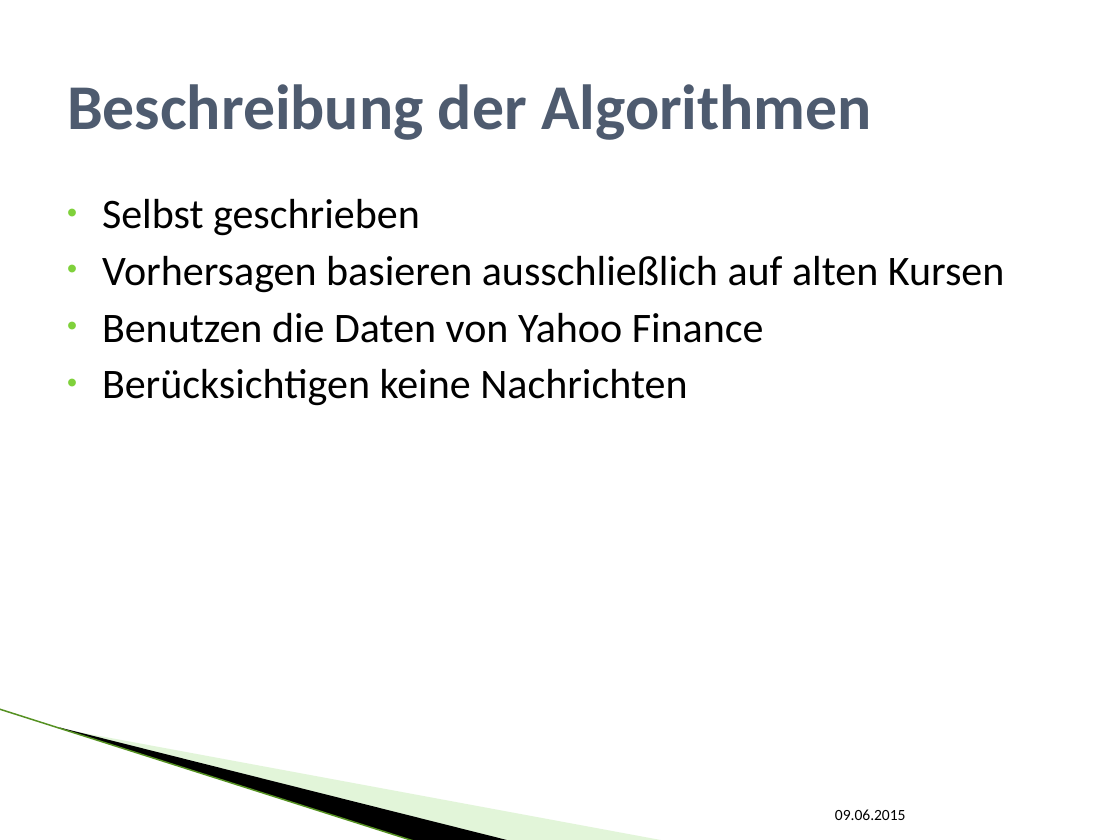
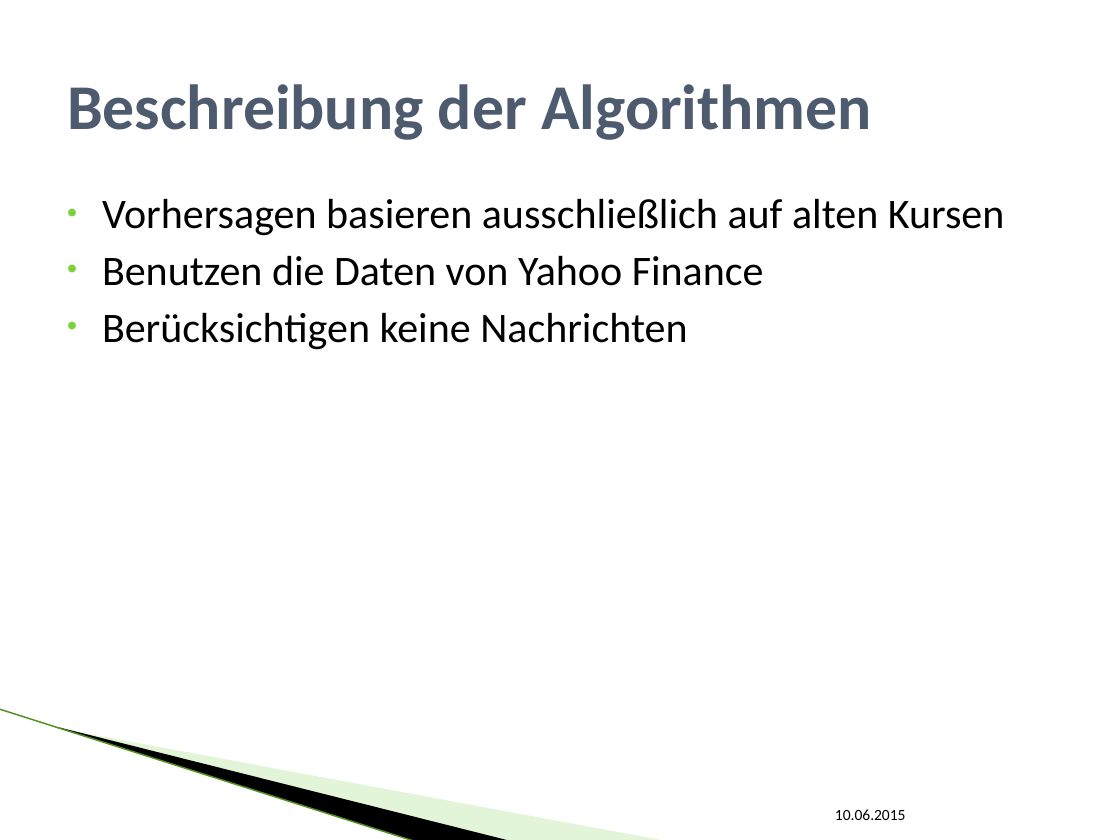
Before and after one commit to SEPSkyware6MM/StockForecast, a slide deck: slide 8 of ALR_Vortrag.pptx. Drawn at 1120x840 pixels with LibreOffice and Linux fonts; fonts in the diff are those of the drawing; background and template pictures are left out. Boxes give left, top, right and bottom in pixels: in the first picture for what was removed or moved away, otherwise in the second. Text is boxed around its words. In the diff, an @@ line names an element or a change of style, - is before the commit and + after.

```diff
--- a/ALR_Vortrag.pptx
+++ b/ALR_Vortrag.pptx
@@ text at (102,198,420,236): paragraph removed @@
-• Selbst geschrieben
@@ text at (835,809,906,820): text changed @@
-09.06.2015
+10.06.2015
```
Also in this commit, not shown: 16 other slides changed.
